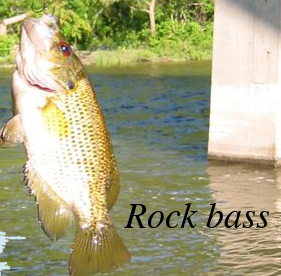
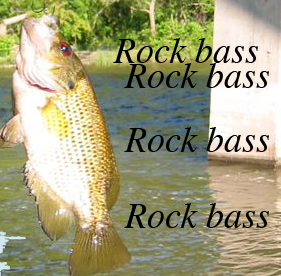
Comparing the layer stacks of the two 281 x 276 images. Changes:
added layer "Rock bass copy 3" above "Rock bass copy 2" over left=124, top=127, right=269, bottom=152
added layer "Rock bass copy 2" above "Rock bass copy" over left=113, top=38, right=258, bottom=63
added layer "Rock bass copy" above "Rock bass" over left=124, top=63, right=269, bottom=88
